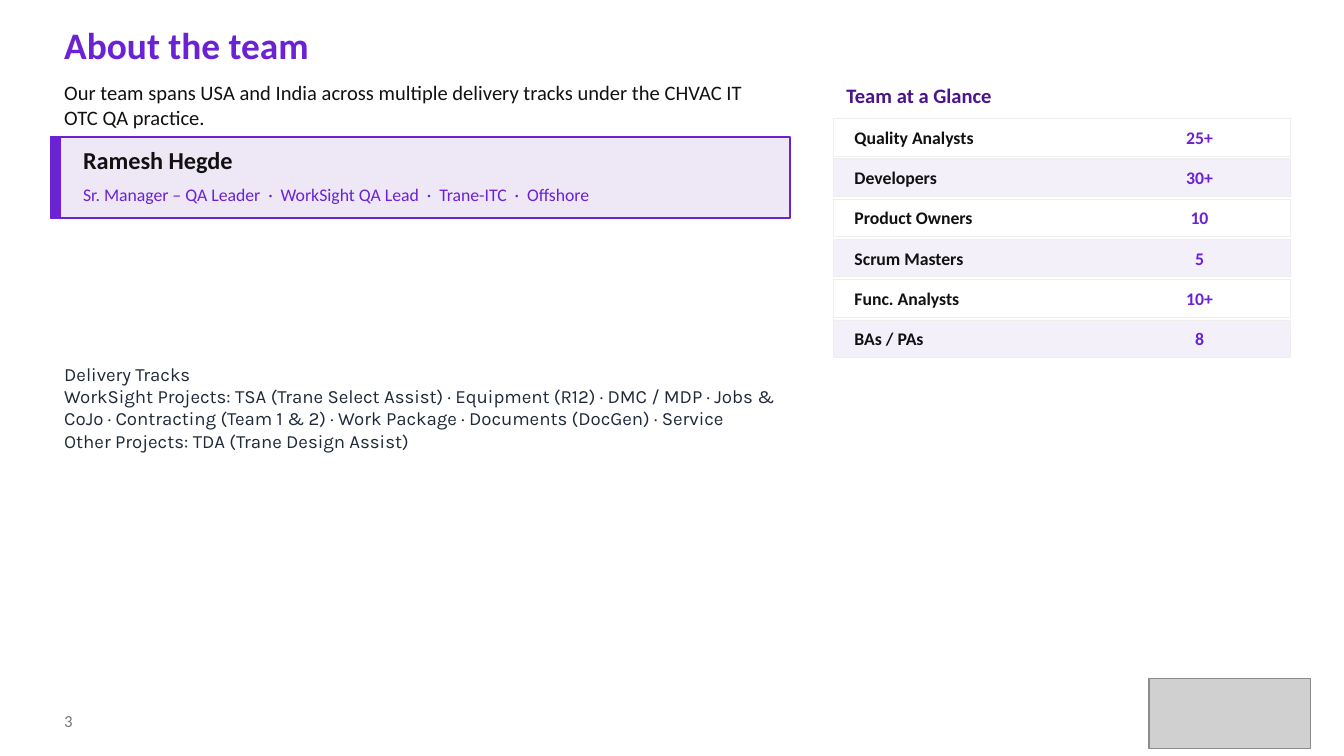
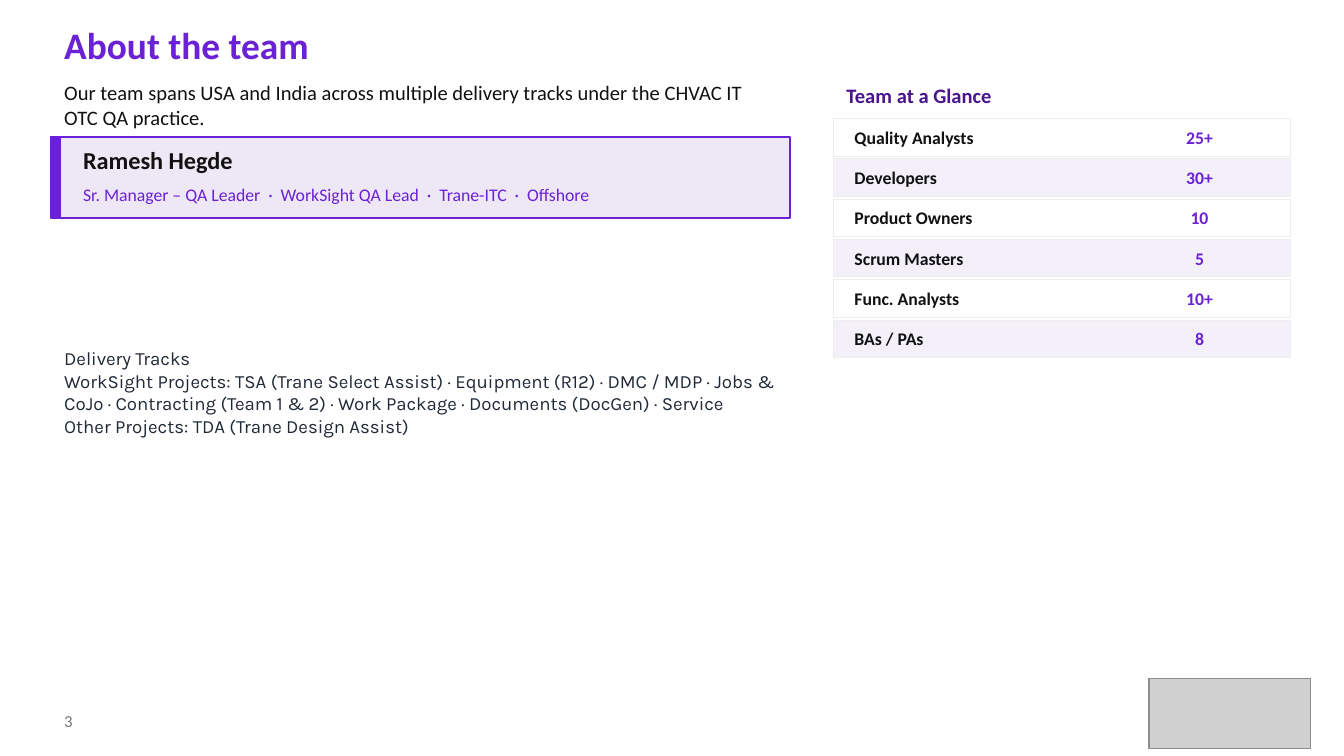
Before and after one commit to Sagar-konkanagaon/ETL__ASSIGNMENT, a slide deck: slide 3 of CHVAC_QA_Onboarding_Updated (1).pptx. Drawn at 1344x756 pixels with LibreOffice and Linux fonts; fonts in the diff are those of the drawing; grey boxes stand for pictures. Boxes give left, top, right and bottom in pixels: in the first picture for what was removed or moved away, otherwise in the second. Text is boxed around its words. In the diff, an @@ line names an element or a change of style, - is before the commit and + after.

```diff
--- a/CHVAC_QA_Onboarding_Updated (1).pptx
+++ b/CHVAC_QA_Onboarding_Updated (1).pptx
@@ text "Delivery Tracks": place and size @@
-text "Delivery Tracks" at <box>64,368,752,453</box>
+text "Delivery Tracks" at <box>64,352,752,438</box>
```
Also in this commit, not shown: 3 other slides changed.
